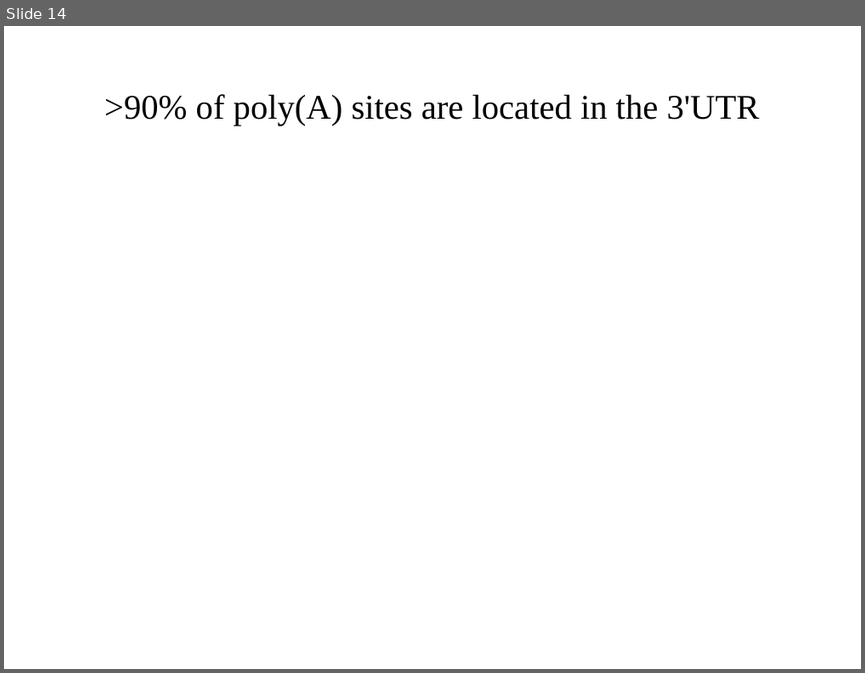
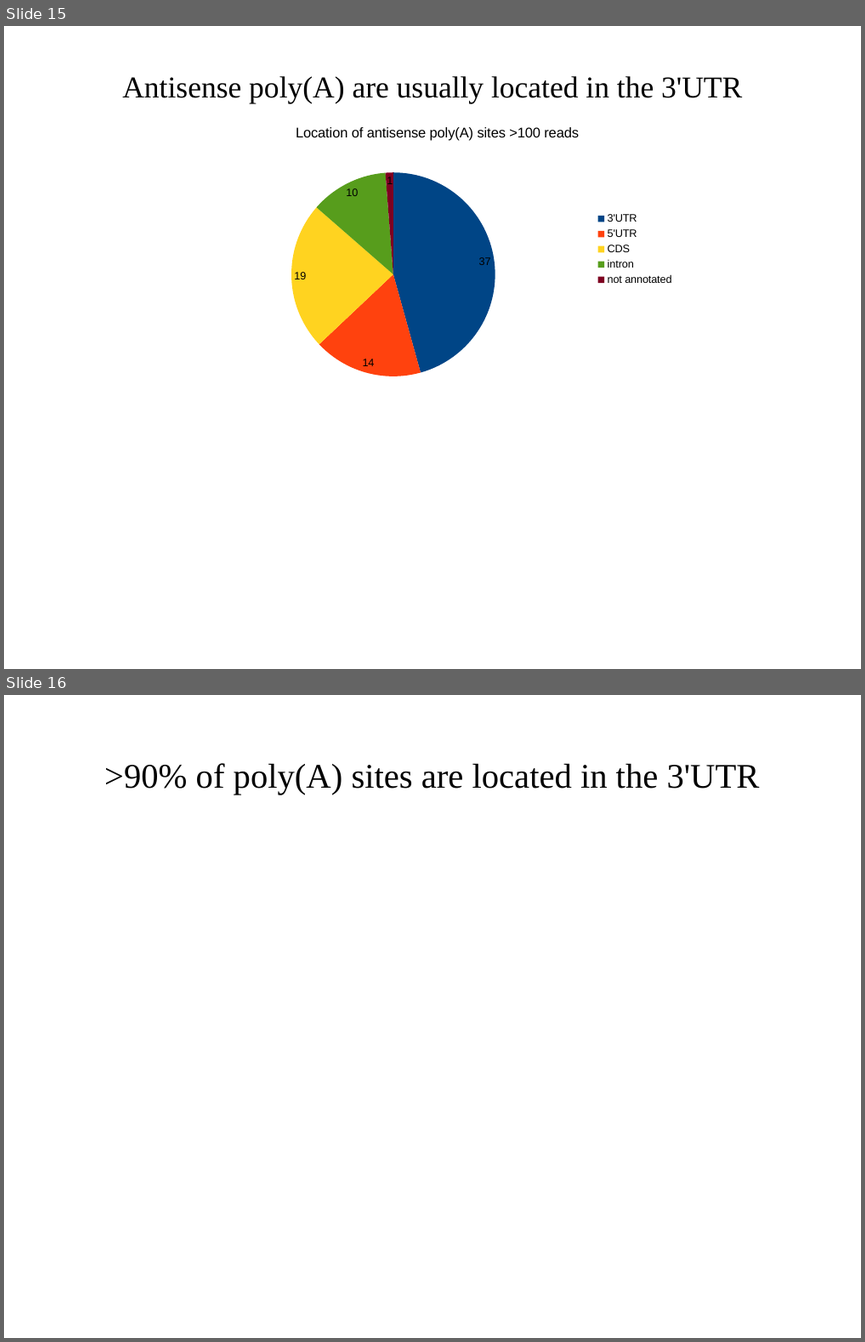
Before and after one commit to wilkinsonlab/m-oryzae-polya, a slide deck: doc/oryzae_presentation.odp. Shown one above the other, each under a label of ours: slide 14 before the commit, slides 15 and 16 after it. The pictures are 865x673 and 865x1342 pixels, drawn with LibreOffice and Linux fonts; fonts in the diff are those of the drawing. Boxes give left, top, right and bottom in pixels: in the first picture for what was removed or moved away, otherwise in the second. Text is boxed around its words. In the diff, an @@ line names an element or a change of style, - is before the commit and + after.

Commit message:
antisense

```diff
--- a/doc/oryzae_presentation.odp
+++ b/doc/oryzae_presentation.odp
@@ slide 15 added at bbox=[4, 26, 861, 669], background #FFFFFF @@
@@ title added at bbox=[122, 76, 742, 103], 28 pt, text #000000 @@
+Antisense poly(A) are usually located in the 3'UTR
@@ pie chart added at bbox=[192, 112, 682, 386] @@
+title "Location of antisense poly(A) sites >100 reads"
+categories: 3'UTR, 5'UTR, CDS, intron, not annotated
+Series 1: 37, 14, 19, 10, 1
@@ what was slide 14 is now slide 16 @@
```
Also in this commit, not shown: 14 slides changed, 1 other slide added, 4 other files.
